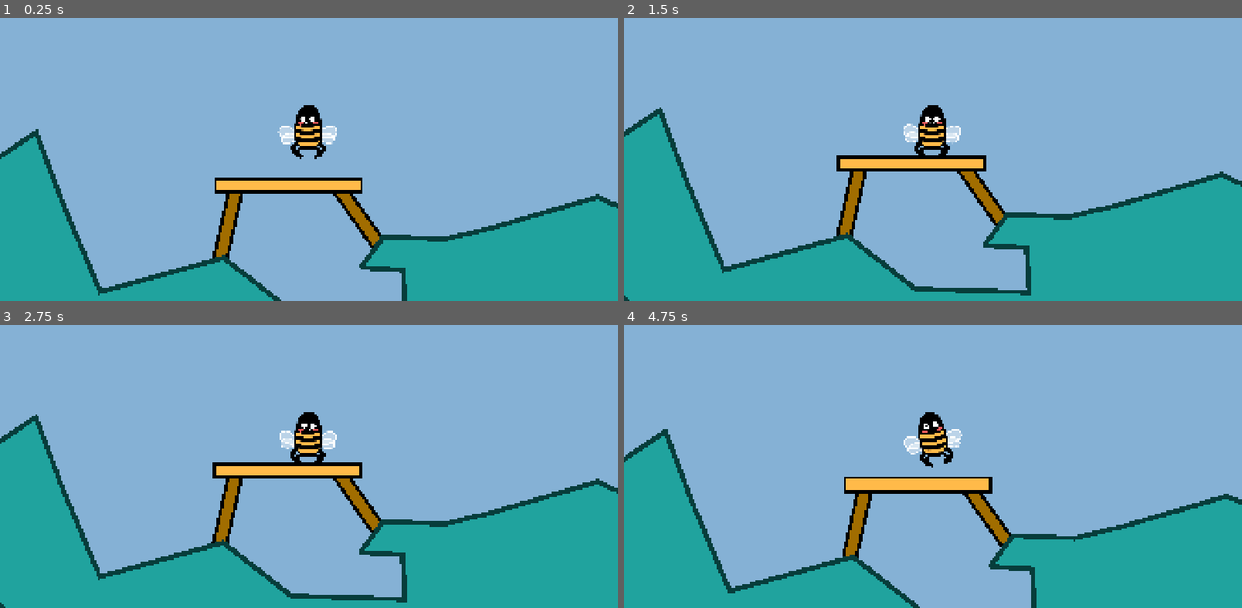
Above: before the commit, frames 1-4 (two rows, left to right).
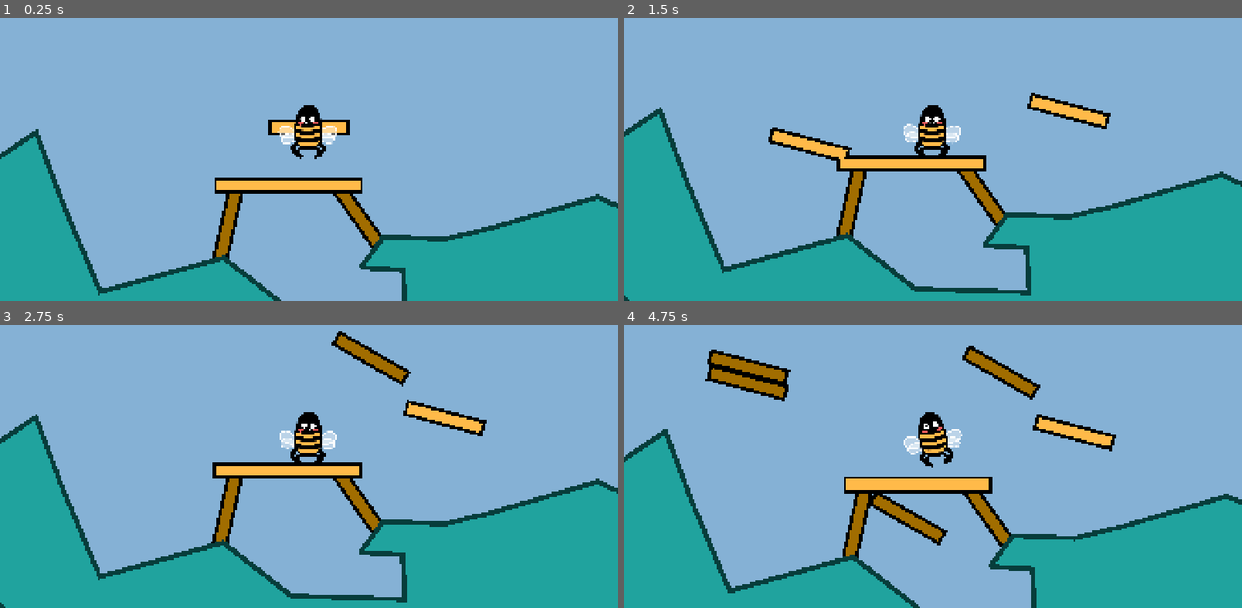
Above: after the commit, the same moments.

Repository: anttihaavikko/slumgum-waggle-dance
Game: Godot game, scene res://Scenes/main.tscn
Two runs of this game, one before a commit and one after it. Both use one fixed random seed, a clock stepped at 60 frames per second and the inputs below.
Inputs (mouse positions are in pixels of both pictures, inside the frame that each line leads up to):
- Up to frame 1 (0.25 s): no input
- Up to frame 2 (1.5 s): tap Enter at 0.5 s; move the mouse to (1068, 111) at 0.52 s; hold E (rotate_right, bound only after the commit) 0.53-1.28 s; click (1068, 111) at 0.6 s; tap 1 (slot_1, bound only after the commit) at 0.8, 1.35 s; move the mouse to (809, 145) at 1.27 s; hold S (brake) from 1.28 s (still down)
- Up to frame 3 (2.75 s): tap 2 (slot_2, bound only after the commit) at 1.55, 2.1 s; move the mouse to (370, 358) at 2.02 s; release S (brake) at 2.03 s; hold E (rotate_right, bound only after the commit) from 2.03 s (still down); click (370, 358) at 2.3 s
- Up to frame 4 (4.75 s): move the mouse to (902, 503) at 2.77 s; release E (rotate_right, bound only after the commit) at 2.78 s; hold W (accelerate) 2.78-3.53 s; click (902, 503) at 2.85 s; tap 1 (slot_1, bound only after the commit) at 3.05, 3.6 s; move the mouse to (1118, 486) at 3.52 s; hold Q (rotate_left, bound only after the commit) from 3.53 s (still down); tap 2 (slot_2, bound only after the commit) at 3.8, 4.35 s; move the mouse to (747, 381) at 4.27 s; click (747, 381) at 4.55 s

The runs differ from the first frame. In frame 1, 0.4% of the frame differs, in the area x 43-57%, y 35-42%; in frame 2, 1.5%; in frame 3, 1.5%; in frame 4, 3.8%, in the area x 13-80%, y 7-78%.

Commit message:
Implement basic piece placing

Diff:
--- a/Scenes/main.tscn
+++ b/Scenes/main.tscn
@@ -4,6 +4,7 @@
 [ext_resource type="Texture2D" uid="uid://dpdpimyenwx77" path="res://Sprites/body.png" id="1_jjgbg"]
 [ext_resource type="Script" uid="uid://cm35c804ibmbp" path="res://Scripts/ground.gd" id="2_21xkr"]
 [ext_resource type="Script" uid="uid://ova7wngb7x7i" path="res://_Starter/Scripts/camera.gd" id="2_bo1nx"]
+[ext_resource type="Script" uid="uid://do7b18qnf254n" path="res://Scripts/builder.gd" id="2_d1ilt"]
 [ext_resource type="Script" uid="uid://b0fr17vp8abvx" path="res://_Starter/Scripts/dev_restart.gd" id="4_jjvhh"]
 [ext_resource type="Script" uid="uid://d21tebxx08yd3" path="res://_Starter/Scripts/limb_live.gd" id="6_6bp64"]
 [ext_resource type="PackedScene" uid="uid://dxxgw2udie8rg" path="res://_Starter/Scenes/face.tscn" id="7_344ge"]
@@ -139,6 +140,8 @@
 color = Color(0.52156866, 0.69411767, 0.8352941, 1)
 
 [node name="Platforms" type="Node2D" parent="." unique_id=403826179]
+script = ExtResource("2_d1ilt")
+pieces = Array[PackedScene]([ExtResource("9_ynf5e"), ExtResource("10_hptm8")])
 
 [node name="Platform" parent="Platforms" unique_id=208223166 instance=ExtResource("9_ynf5e")]
 position = Vector2(32, 283)
@@ -157,6 +160,7 @@
 scale = Vector2(0.99999994, 0.99999994)
 
 [node name="Bee" type="Node2D" parent="." unique_id=2060944565 node_paths=PackedStringArray("body", "lander", "wings")]
+z_index = 5
 position = Vector2(-49, -99)
 script = ExtResource("1_8gbba")
 body = NodePath("Body")
@@ -315,6 +319,7 @@
 position = Vector2(45, 41)
 
 [node name="Ground" type="StaticBody2D" parent="." unique_id=1755791000]
+z_index = 10
 position = Vector2(561, 460)
 
 [node name="CollisionPolygon2D" type="CollisionPolygon2D" parent="Ground" unique_id=454098672 node_paths=PackedStringArray("poly", "line")]
--- a/Scenes/platform.tscn
+++ b/Scenes/platform.tscn
@@ -4,6 +4,8 @@
 size = Vector2(500, 99)
 
 [node name="Platform" type="StaticBody2D" unique_id=208223166]
+collision_layer = 3
+collision_mask = 3
 
 [node name="Outline" type="Line2D" parent="." unique_id=1428855056]
 points = PackedVector2Array(-200, 0, 200, 0)
--- /dev/null
+++ b/Scripts/builder.gd
@@ -0,0 +1,46 @@
+class_name Builder extends Node2D
+
+@export var pieces: Array[PackedScene]
+
+var min_angle := 15
+
+var held: Node2D
+var held_layer: int
+var held_mask: int
+var prev_angle := 0.0
+var slot := 0
+
+func _ready() -> void:
+	create(0)
+
+func _process(_delta) -> void:
+	if held:
+		held.global_position = get_global_mouse_position()
+		if Input.is_action_just_pressed("place"):
+			prev_angle = held.rotation
+			held.collision_layer = held_layer
+			held.collision_mask = held_mask
+			create(slot)
+		if Input.is_action_just_pressed("rotate_right"):
+			held.rotation_degrees += min_angle
+		if Input.is_action_just_pressed("rotate_left"):
+			held.rotation_degrees -= min_angle
+
+	if Input.is_action_just_pressed("slot_1"): create(0, true)
+	if Input.is_action_just_pressed("slot_2"): create(1, true)
+
+
+func create(s: int, discard: bool = false):
+	if discard and held:
+		prev_angle = held.rotation
+		held.queue_free()
+	slot = s
+	held = pieces[slot].instantiate()
+	if held is StaticBody2D:
+		held_layer = held.collision_layer
+		held_mask = held.collision_mask
+		held.collision_layer = 0
+		held.collision_mask = 0
+	add_child(held)
+	held.rotation = prev_angle
+	held.global_position = get_global_mouse_position()
--- a/project.godot
+++ b/project.godot
@@ -71,6 +71,31 @@
 , Object(InputEventJoypadMotion,"resource_local_to_scene":false,"resource_name":"","device":-1,"axis":0,"axis_value":1.0,"script":null)
 ]
 }
+place={
+"deadzone": 0.2,
+"events": [Object(InputEventMouseButton,"resource_local_to_scene":false,"resource_name":"","device":-1,"window_id":0,"alt_pressed":false,"shift_pressed":false,"ctrl_pressed":false,"meta_pressed":false,"button_mask":1,"position":Vector2(901, 38),"global_position":Vector2(920, 134),"factor":1.0,"button_index":1,"canceled":false,"pressed":true,"double_click":false,"script":null)
+]
+}
+slot_1={
+"deadzone": 0.2,
+"events": [Object(InputEventKey,"resource_local_to_scene":false,"resource_name":"","device":-1,"window_id":0,"alt_pressed":false,"shift_pressed":false,"ctrl_pressed":false,"meta_pressed":false,"pressed":false,"keycode":0,"physical_keycode":49,"key_label":0,"unicode":49,"location":0,"echo":false,"script":null)
+]
+}
+slot_2={
+"deadzone": 0.2,
+"events": [Object(InputEventKey,"resource_local_to_scene":false,"resource_name":"","device":-1,"window_id":0,"alt_pressed":false,"shift_pressed":false,"ctrl_pressed":false,"meta_pressed":false,"pressed":false,"keycode":0,"physical_keycode":50,"key_label":0,"unicode":50,"location":0,"echo":false,"script":null)
+]
+}
+rotate_right={
+"deadzone": 0.2,
+"events": [Object(InputEventKey,"resource_local_to_scene":false,"resource_name":"","device":-1,"window_id":0,"alt_pressed":false,"shift_pressed":false,"ctrl_pressed":false,"meta_pressed":false,"pressed":false,"keycode":0,"physical_keycode":69,"key_label":0,"unicode":101,"location":0,"echo":false,"script":null)
+]
+}
+rotate_left={
+"deadzone": 0.2,
+"events": [Object(InputEventKey,"resource_local_to_scene":false,"resource_name":"","device":-1,"window_id":0,"alt_pressed":false,"shift_pressed":false,"ctrl_pressed":false,"meta_pressed":false,"pressed":false,"keycode":0,"physical_keycode":81,"key_label":0,"unicode":113,"location":0,"echo":false,"script":null)
+]
+}
 
 [physics]
 
Not shown, added: Scripts/builder.gd.uid
Not shown, changed: Misc/art.afdesign~lock~
